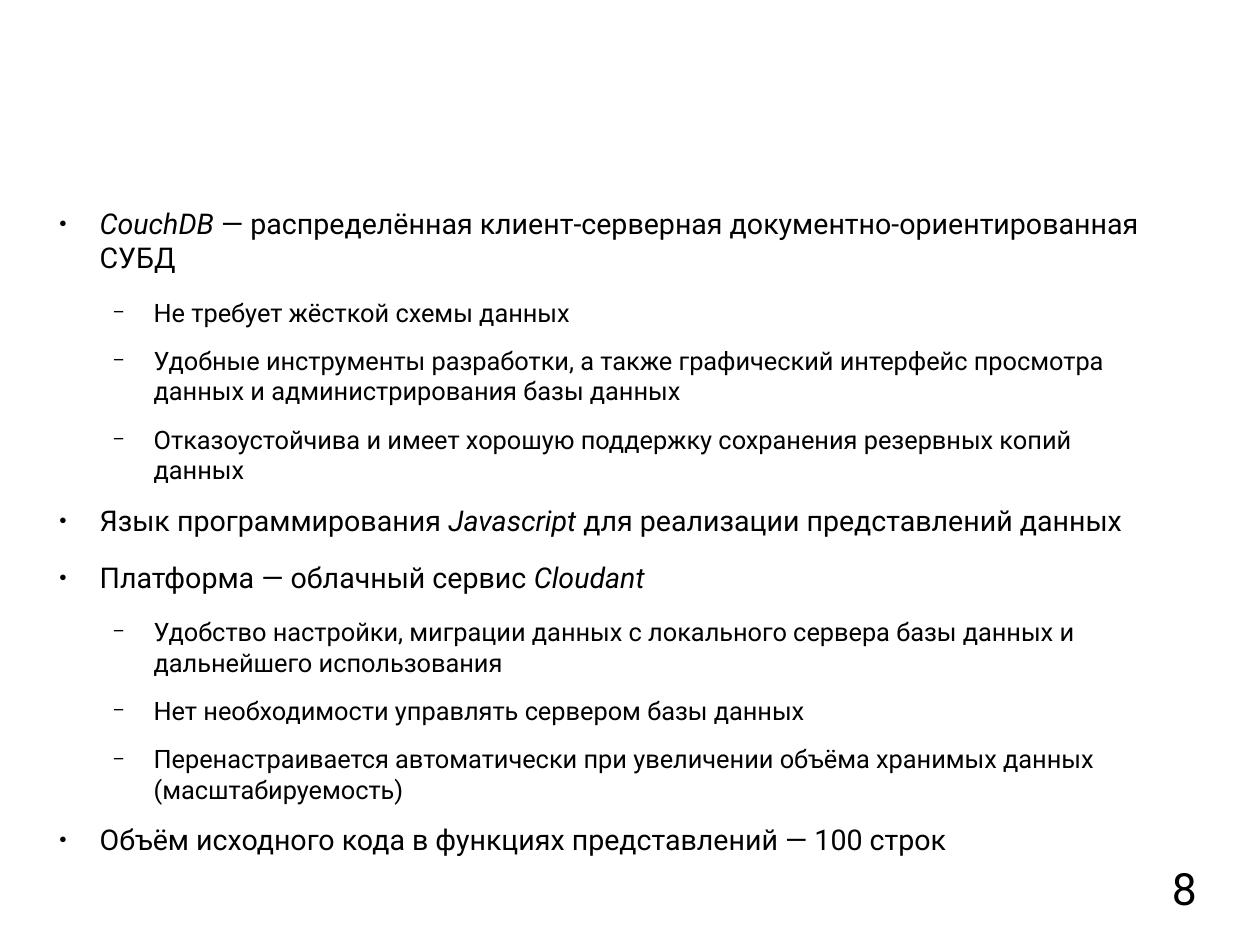
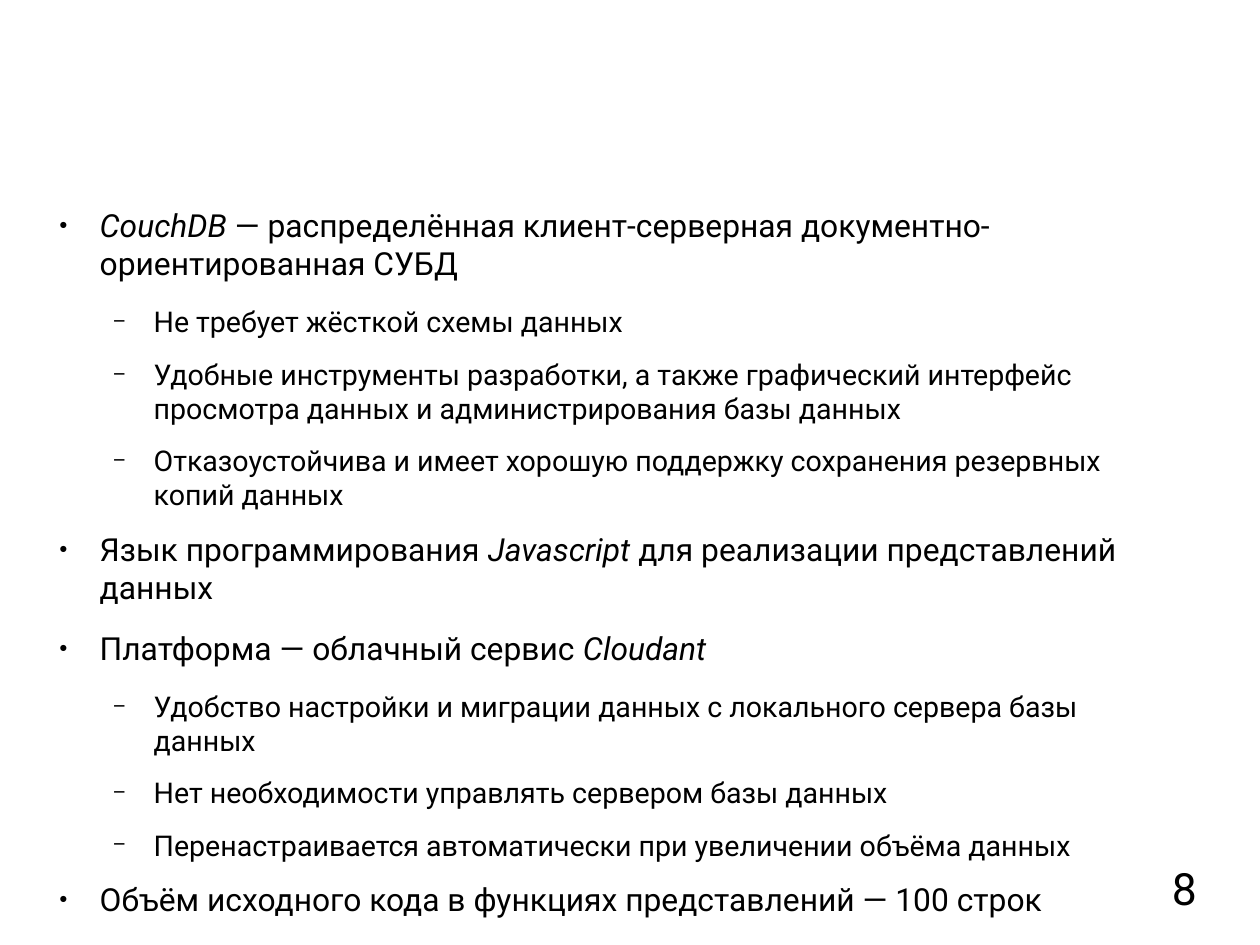
Before and after one commit to mkpankov/adaptor, a slide deck: slide 8 of diploma/defense/brochure.odp. Drawn at 1260x945 pixels with LibreOffice and Linux fonts; fonts in the diff are those of the drawing; background and template pictures are left out. Boxes give left, top, right and bottom in pixels: in the first picture for what was removed or moved away, otherwise in the second. Text is boxed around its words. In the diff, an @@ line names an element or a change of style, - is before the commit and + after.

```diff
--- a/diploma/defense/brochure.odp
+++ b/diploma/defense/brochure.odp
@@ text at <box>100,213,1117,918</box>: size 18 to 20 pt in "CouchDB — распределённая клиент-серверная документно-ориенти ...", "Язык программирования Javascript для реализации представлени ...", "Платформа — облачный сервис Cloudant", "Объём исходного кода в функциях представлений — ..."; size 16 to 18 pt in "Не требует жёсткой схемы данных", "Удобные инструменты разработки, а также графический интерфей ...", "Отказоустойчива и имеет хорошую поддержку сохранения резервн ...", "Нет необходимости управлять сервером базы данных" @@
@@ text at <box>154,695,1077,756</box>: text changed; size 16 to 18 pt @@
-  − Удобство настройки, миграции данных с локального сервера базы данных и дальнейшего использования
+  − Удобство настройки и миграции данных с локального сервера базы данных
@@ text at <box>154,834,1070,862</box>: text changed; size 16 to 18 pt @@
-  − Перенастраивается автоматически при увеличении объёма хранимых данных (масштабируемость)
+  − Перенастраивается автоматически при увеличении объёма данных
```
Also in this commit, not shown: 9 other slides changed.
